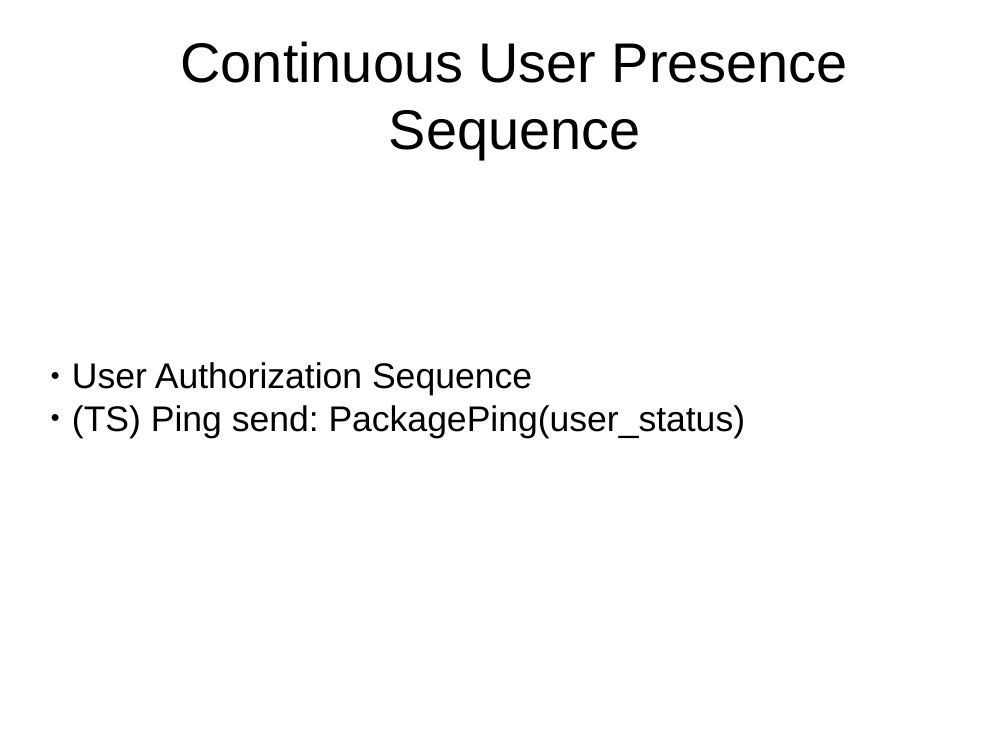
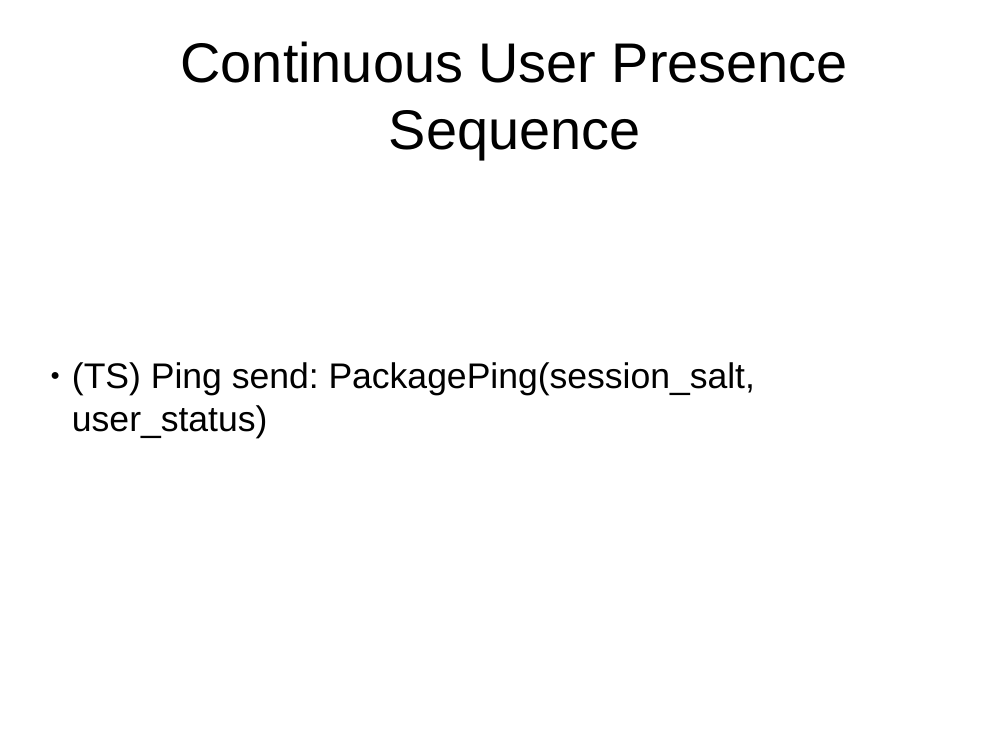
Before and after one commit to Luxan/ServerClientQTCrypto, a slide deck: slide 4 of designer_doc/Communication Procedures.odp. Drawn at 1008x756 pixels with LibreOffice and Linux fonts; fonts in the diff are those of the drawing. Boxes give left, top, right and bottom in pixels: in the first picture for what was removed or moved away, otherwise in the second. Text is boxed around its words. In the diff, an @@ line names an element or a change of style, - is before the commit and + after.

```diff
--- a/designer_doc/Communication Procedures.odp
+++ b/designer_doc/Communication Procedures.odp
@@ subtitle at [72, 362, 755, 439]: text changed @@
-● User Authorization Sequence
-● (TS) Ping send: PackagePing(user_status)
+● (TS) Ping send: PackagePing(session_salt, user_status)
```
Also in this commit, not shown: 13 other slides changed, 25 other files.
